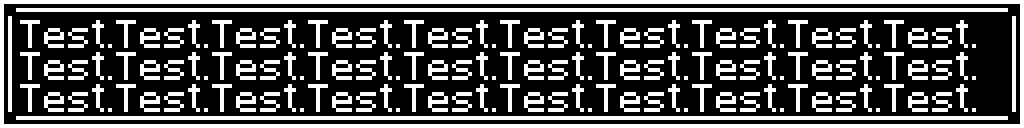
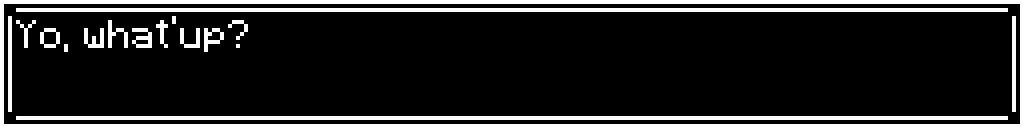
Layer changes from the first 1024 x 128 image to the second:
added layer "100 camadas #2" above "100 camadas #1" over [16, 16, 976, 112]
hid "100 camadas #1" over [16, 16, 976, 112]
